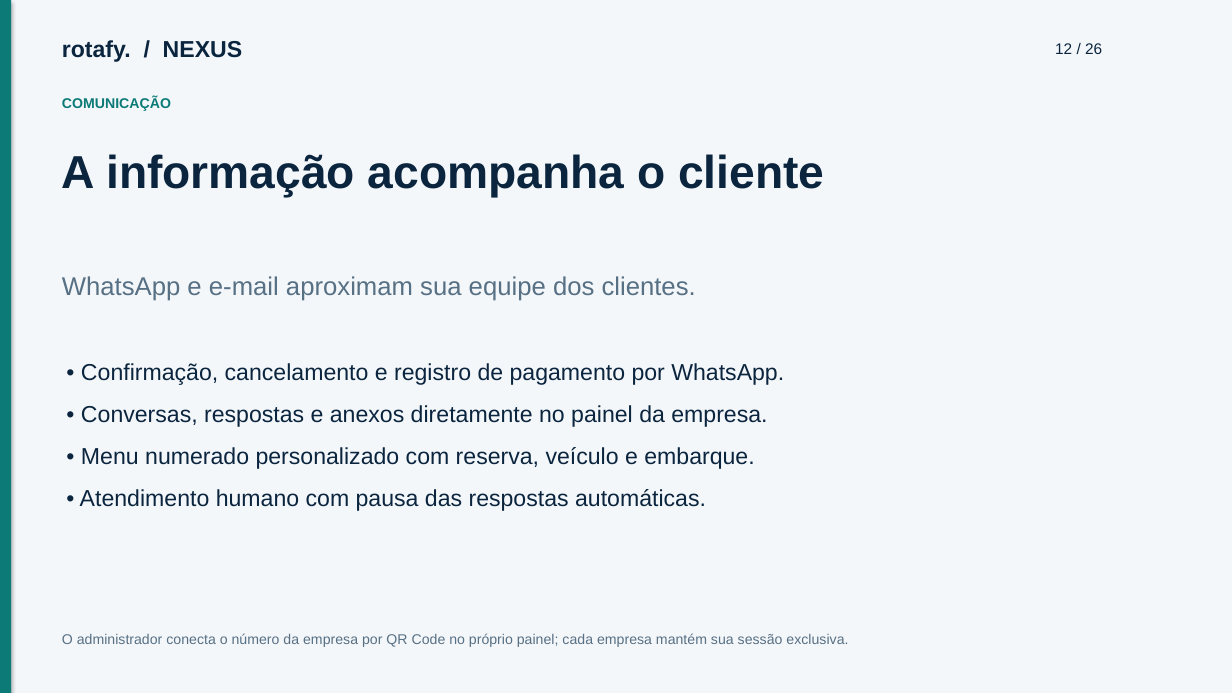
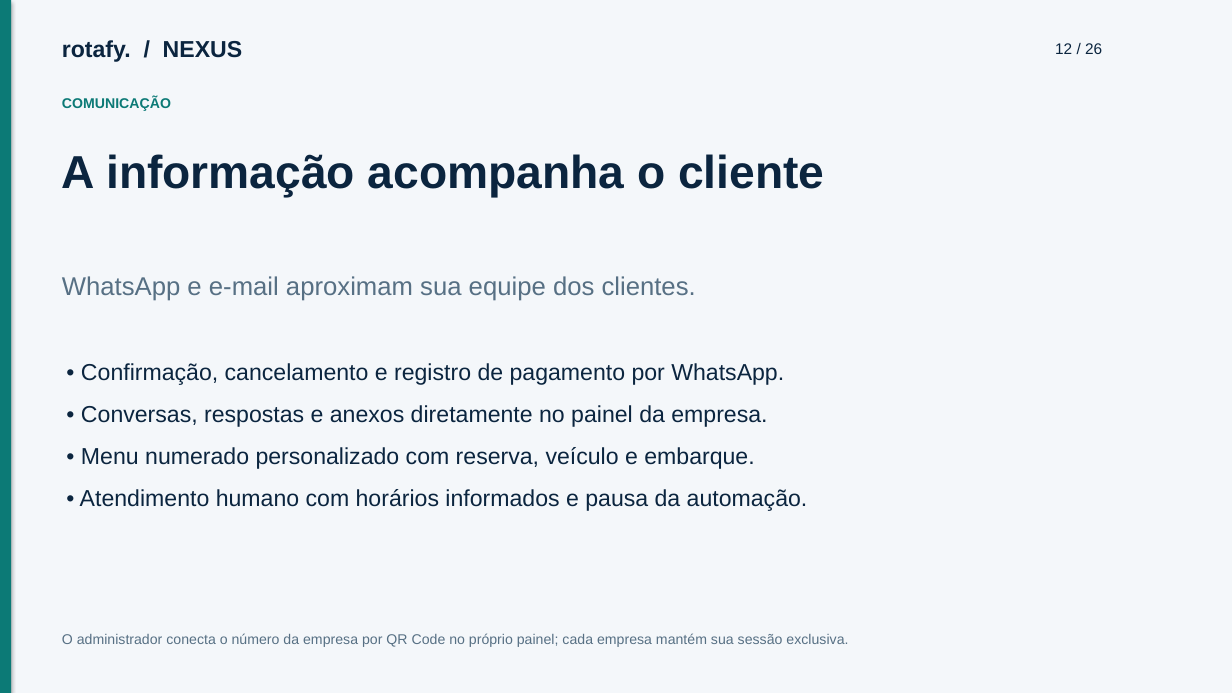
Before and after one commit to cfartes/rotafy, a slide deck: slide 12 of frontend/public/documentacao/apresentacao.pptx. Drawn at 1232x693 pixels with LibreOffice and Linux fonts; fonts in the diff are those of the drawing. Boxes give left, top, right and bottom in pixels: in the first picture for what was removed or moved away, otherwise in the second. Text is boxed around its words. In the diff, an @@ line names an element or a change of style, - is before the commit and + after.

```diff
--- a/frontend/public/documentacao/apresentacao.pptx
+++ b/frontend/public/documentacao/apresentacao.pptx
@@ text at <box>80,489,808,511</box>: text changed @@
-• Atendimento humano com pausa das respostas automáticas.
+• Atendimento humano com horários informados e pausa da automação.
```
Also in this commit, not shown: 1 other slide changed, 37 other files.
